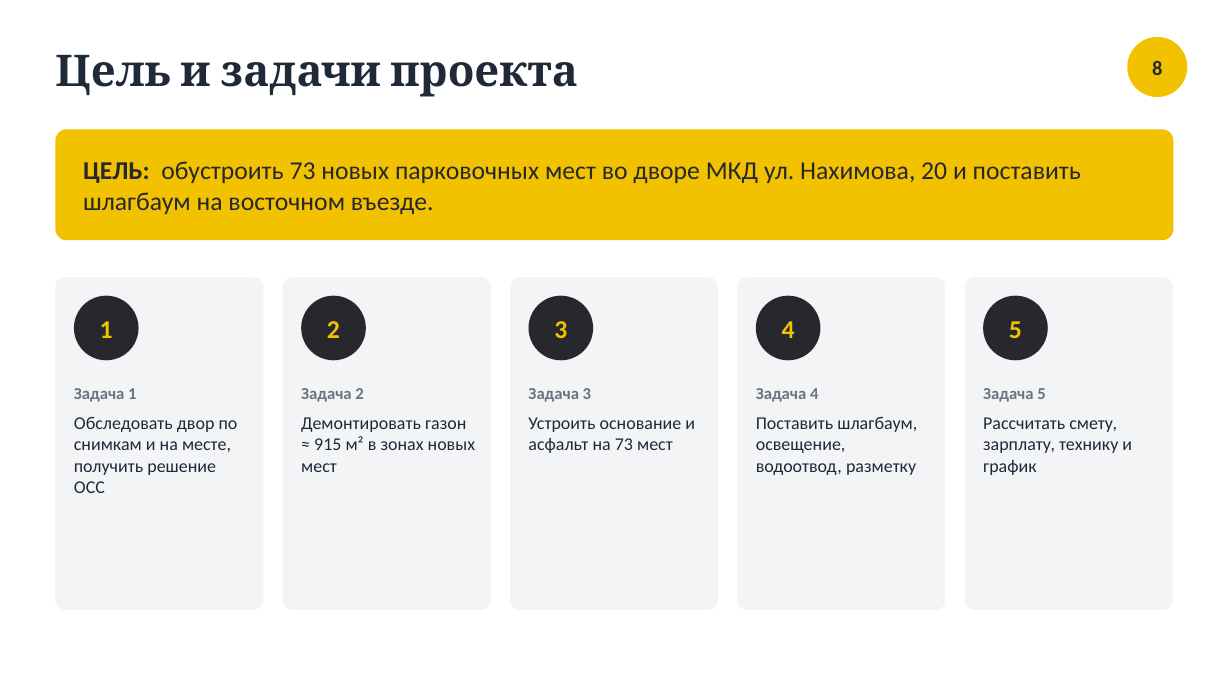
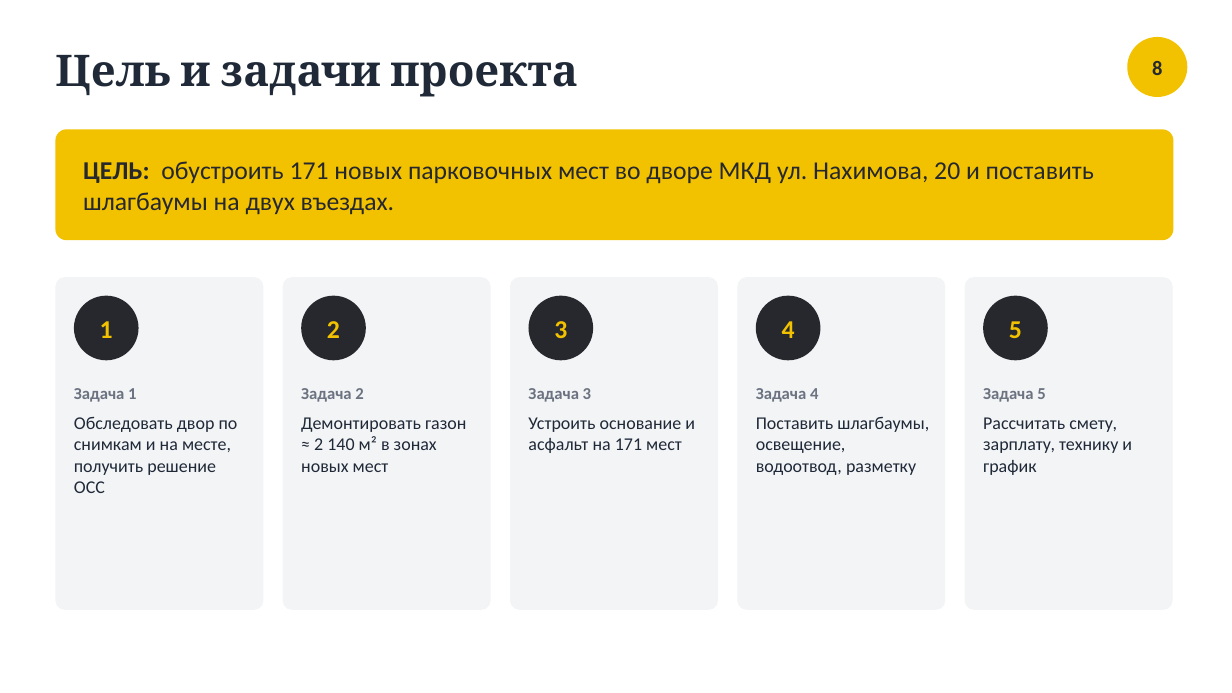
Before and after one commit to shortisshow-prog/mirigrushek, a slide deck: slide 8 of parking/Парковка_Нахимова_20.pptx. Drawn at 1232x693 pixels with LibreOffice and Linux fonts; fonts in the diff are those of the drawing. Boxes give left, top, right and bottom in pixels: in the first picture for what was removed or moved away, otherwise in the second. Text is boxed around its words. In the diff, an @@ line names an element or a change of style, - is before the commit and + after.

```diff
--- a/parking/Парковка_Нахимова_20.pptx
+++ b/parking/Парковка_Нахимова_20.pptx
@@ text at (83, 161, 1094, 215): text changed @@
-ЦЕЛЬ: обустроить 73 новых парковочных мест во дворе МКД ул. Нахимова, 20 и поставить шлагбаум на восточном въезде.
+ЦЕЛЬ: обустроить 171 новых парковочных мест во дворе МКД ул. Нахимова, 20 и поставить шлагбаумы на двух въездах.
@@ text at (301, 417, 466, 472): text changed @@
-Демонтировать газон ≈ 915 м² в зонах новых мест
+Демонтировать газон ≈ 2 140 м² в зонах новых мест
@@ text at (528, 417, 695, 453): text changed @@
-Устроить основание и асфальт на 73 мест
+Устроить основание и асфальт на 171 мест
@@ text at (756, 417, 929, 475): text changed @@
-Поставить шлагбаум, освещение, водоотвод, разметку
+Поставить шлагбаумы, освещение, водоотвод, разметку
```
Also in this commit, not shown: 9 other slides changed, 2 other files.
